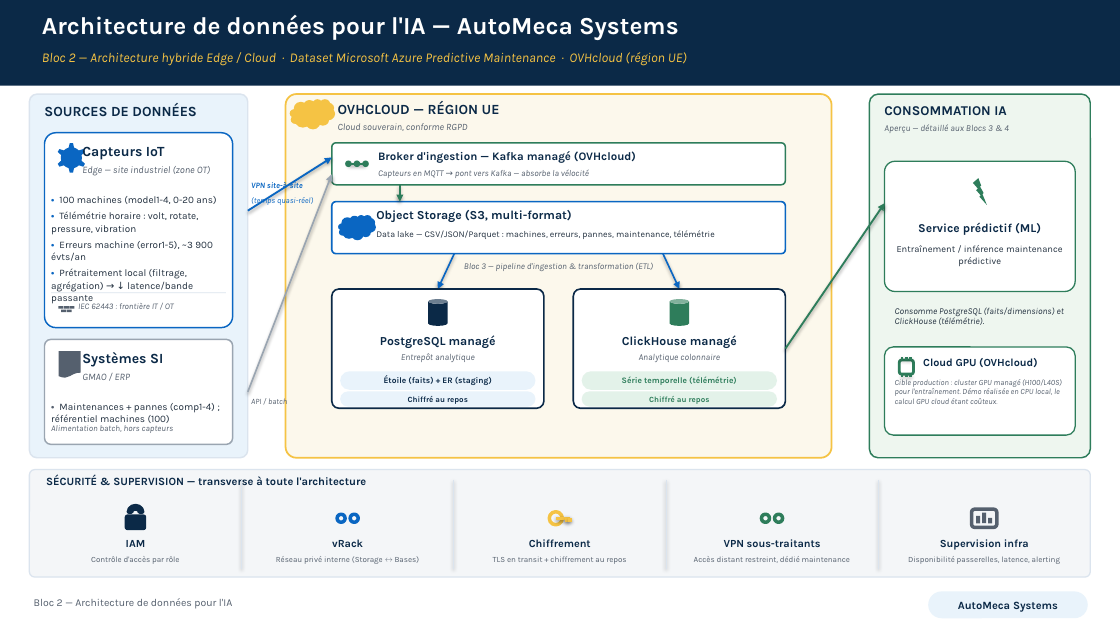
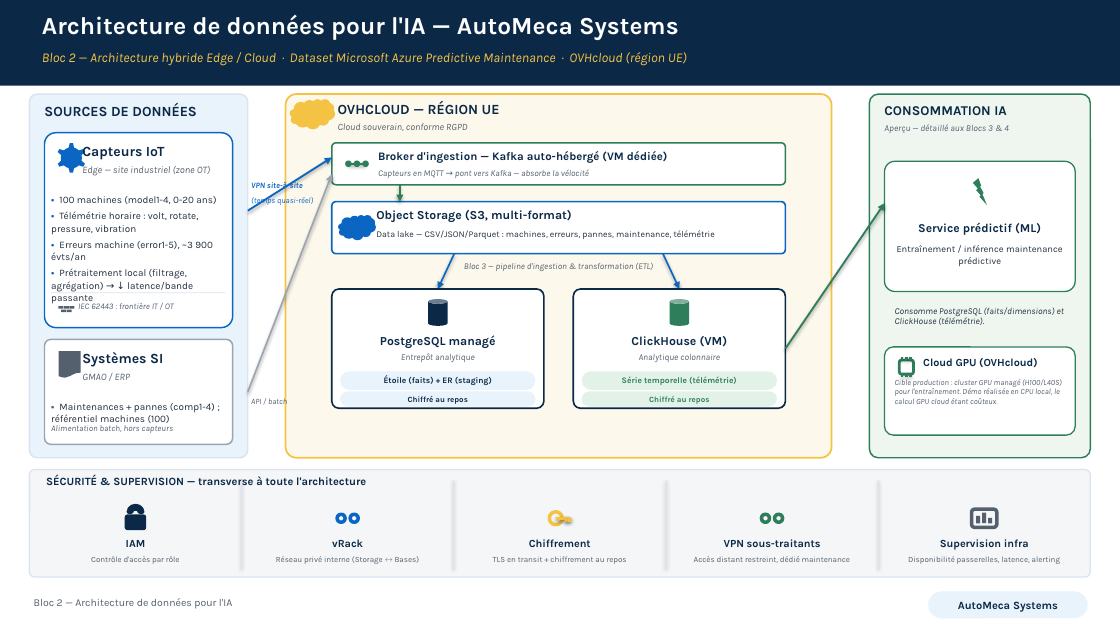
Before and after one commit to Elijoelemile/Bloc2-AutoMeca-Maintenance-Predictive-IoT-Architecture-Data, a slide deck: slide 1 of diagram/architecture-edge-cloud.pptx. Drawn at 1120x630 pixels with LibreOffice and Linux fonts; fonts in the diff are those of the drawing. Boxes give left, top, right and bottom in pixels: in the first picture for what was removed or moved away, otherwise in the second. Text is boxed around its words. In the diff, an @@ line names an element or a change of style, - is before the commit and + after.

```diff
--- a/diagram/architecture-edge-cloud.pptx
+++ b/diagram/architecture-edge-cloud.pptx
@@ text at [378,151,668,163]: text changed @@
-Broker d'ingestion — Kafka managé (OVHcloud)
+Broker d'ingestion — Kafka auto-hébergé (VM dédiée)
@@ text at [631,336,728,347]: text changed @@
-ClickHouse managé
+ClickHouse (VM)
```
Also in this commit, not shown: 4 other files.
